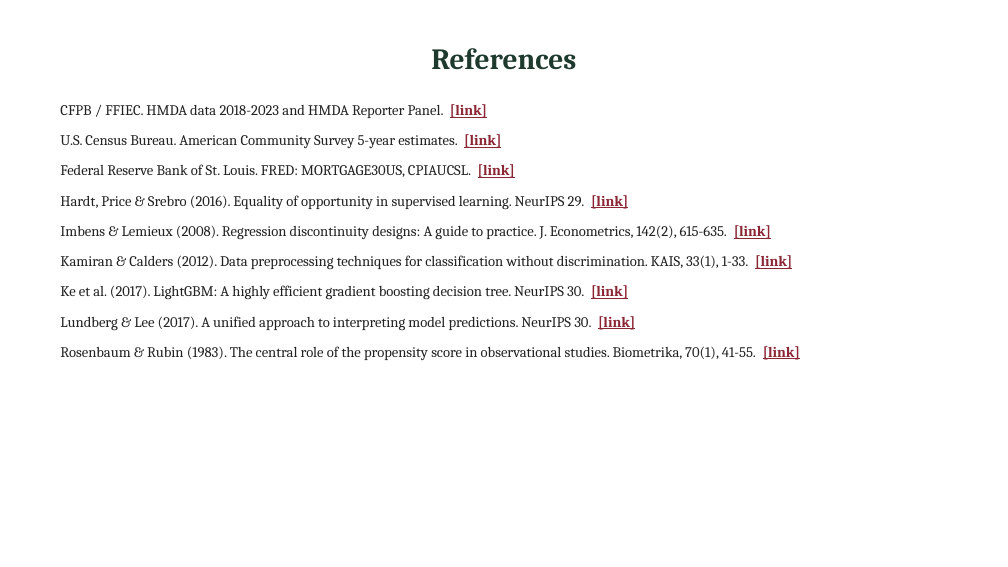
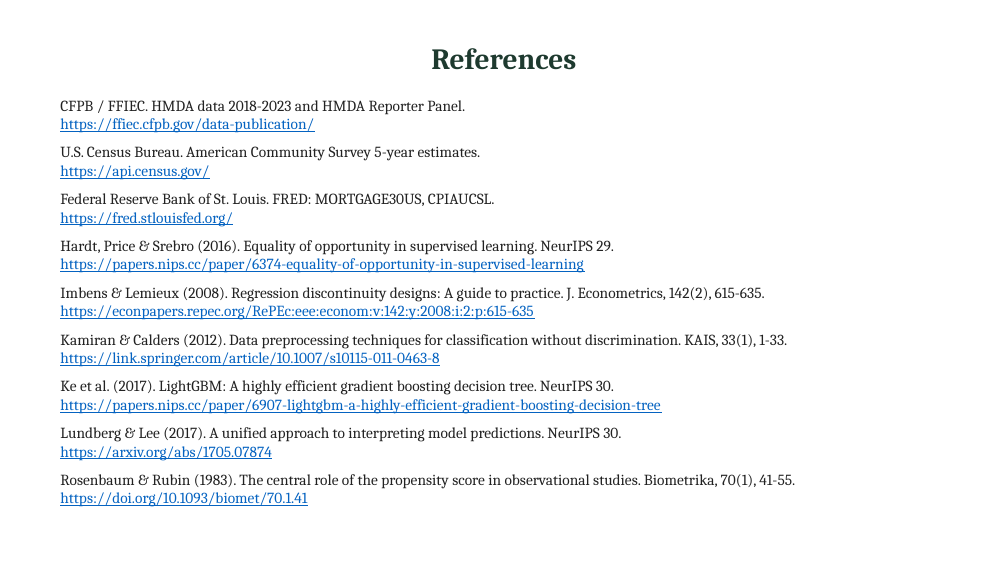
Before and after one commit to Rishhhhub/fair-mortgage-approval, a slide deck: slide 14 of deliverables/Group_8_Fair_Mortgage_Approval_Decisions_Presentation.pptx. Drawn at 1008x567 pixels with LibreOffice and Linux fonts; fonts in the diff are those of the drawing. Boxes give left, top, right and bottom in pixels: in the first picture for what was removed or moved away, otherwise in the second. Text is boxed around its words. In the diff, an @@ line names an element or a change of style, - is before the commit and + after.

```diff
--- a/deliverables/Group_8_Fair_Mortgage_Approval_Decisions_Presentation.pptx
+++ b/deliverables/Group_8_Fair_Mortgage_Approval_Decisions_Presentation.pptx
@@ text at [60, 100, 795, 507]: text changed; size 10.5 to 11 pt @@
-CFPB / FFIEC. HMDA data 2018-2023 and HMDA Reporter Panel. [link]
-U.S. Census Bureau. American Community Survey 5-year estimates. [link]
-Federal Reserve Bank of St. Louis. FRED: MORTGAGE30US, CPIAUCSL. [link]
-Hardt, Price & Srebro (2016). Equality of opportunity in supervised learning. NeurIPS 29. [link]
-Imbens & Lemieux (2008). Regression discontinuity designs: A guide to practice. J. Econometrics, 142(2), 615-635. [link]
-Kamiran & Calders (2012). Data preprocessing techniques for classification without discrimination. KAIS, 33(1), 1-33. [link]
-Ke et al. (2017). LightGBM: A highly efficient gradient boosting decision tree. NeurIPS 30. [link]
-Lundberg & Lee (2017). A unified approach to interpreting model predictions. NeurIPS 30. [link]
-Rosenbaum & Rubin (1983). The central role of the propensity score in observational studies. Biometrika, 70(1), 41-55. [link]
+CFPB / FFIEC. HMDA data 2018-2023 and HMDA Reporter Panel.
+https://ffiec.cfpb.gov/data-publication/
+U.S. Census Bureau. American Community Survey 5-year estimates.
+https://api.census.gov/
+Federal Reserve Bank of St. Louis. FRED: MORTGAGE30US, CPIAUCSL.
+https://fred.stlouisfed.org/
+Hardt, Price & Srebro (2016). Equality of opportunity in supervised learning. NeurIPS 29.
+https://papers.nips.cc/paper/6374-equality-of-opportunity-in-supervised-learning
+Imbens & Lemieux (2008). Regression discontinuity designs: A guide to practice. J. Econometrics, 142(2), 615-635.
+https://econpapers.repec.org/RePEc:eee:econom:v:142:y:2008:i:2:p:615-635
+Kamiran & Calders (2012). Data preprocessing techniques for classification without discrimination. KAIS, 33(1), 1-33.
+https://link.springer.com/article/10.1007/s10115-011-0463-8
+Ke et al. (2017). LightGBM: A highly efficient gradient boosting decision tree. NeurIPS 30.
+https://papers.nips.cc/paper/6907-lightgbm-a-highly-efficient-gradient-boosting-decision-tree
+Lundberg & Lee (2017). A unified approach to interpreting model predictions. NeurIPS 30.
+https://arxiv.org/abs/1705.07874
+Rosenbaum & Rubin (1983). The central role of the propensity score in observational studies. Biometrika, 70(1), 41-55.
+https://doi.org/10.1093/biomet/70.1.41
```
Also in this commit, not shown: 15 other slides changed, 1 other file.
